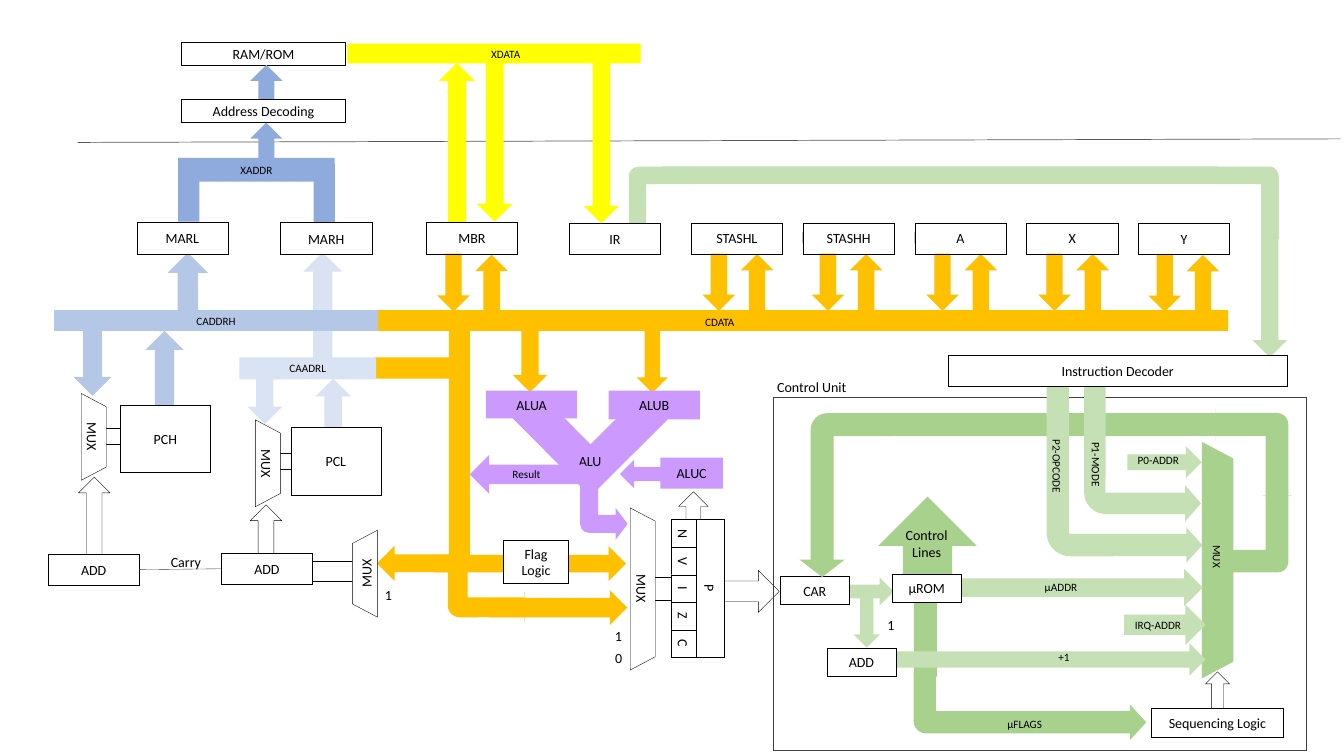
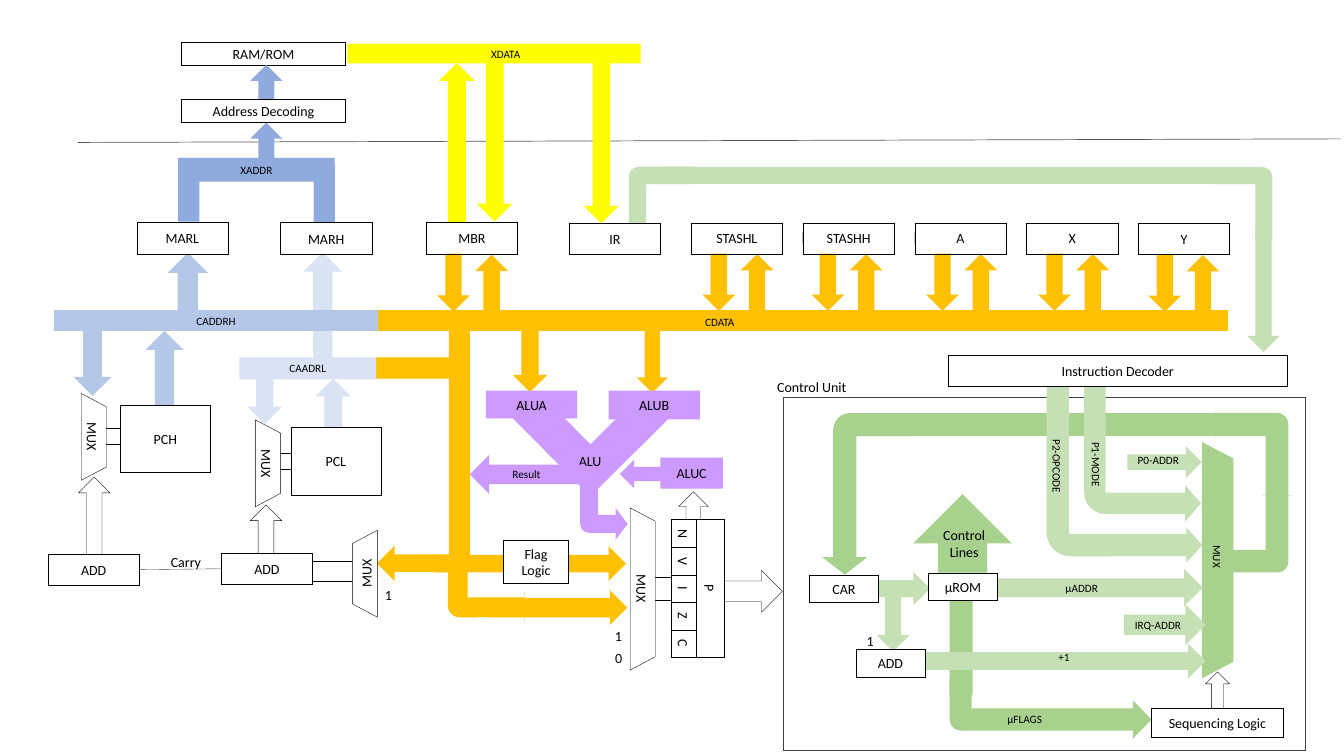
Before and after one commit to skagra/diy-cpu, a slide deck: slide 1 of docs/architecture/overview.pptx. Drawn at 1344x756 pixels with LibreOffice and Linux fonts; fonts in the diff are those of the drawing. Boxes give left, top, right and bottom in pixels: in the first picture for what was removed or moved away, otherwise in the second. Text is boxed around its words. In the diff, an @@ line names an element or a change of style, - is before the commit and + after.

```diff
--- a/docs/architecture/overview.pptx
+++ b/docs/architecture/overview.pptx
@@ bent arrow: place and size @@
-bent arrow at (1219,166,1279,239)
+bent arrow at (1209,167,1273,240)
@@ bent arrow at (1209,167,1273,240): proportions changed @@
@@ down arrow: place and size @@
-down arrow at (1253,232,1288,357)
+down arrow at (1247,227,1279,352)
@@ rectangle: place and size @@
-rectangle at (773,397,1306,750)
+rectangle at (784,397,1307,750)
@@ bent arrow: place and size @@
-bent arrow at (800,413,891,577)
+bent arrow at (822,413,912,575)
@@ down arrow: place and size @@
-down arrow at (878,497,977,598)
+down arrow at (913,494,1012,595)
@@ text "Control Lines": place and size @@
-text "Control Lines" at (906,530,948,557)
+text "Control Lines" at (943,530,985,557)
@@ rectangle "CAR": place and size @@
-rectangle "CAR" at (780,577,850,605)
+rectangle "CAR" at (810,575,879,603)
@@ down arrow: place and size @@
-down arrow at (804,577,894,605)
+down arrow at (840,572,930,605)
@@ down arrow: place and size @@
-down arrow at (854,591,881,648)
+down arrow at (877,595,909,652)
@@ rectangle "µROM": place and size @@
-rectangle "µROM" at (892,575,961,603)
+rectangle "µROM" at (929,573,997,601)
@@ rectangle: place and size @@
-rectangle at (914,590,937,677)
+rectangle at (950,587,973,696)
@@ text "µADDR": place and size @@
-text "µADDR" at (1045,583,1078,593)
+text "µADDR" at (1065,584,1098,594)
@@ rectangle "ADD": place and size @@
-rectangle "ADD" at (827,648,896,677)
+rectangle "ADD" at (856,649,926,678)
@@ text "1" rewrapped from (887,621,894,630) to (867,637,874,650) @@
@@ down arrow: place and size @@
-down arrow at (843,643,1206,676)
+down arrow at (866,643,1206,679)
@@ bent arrow at (950,677,1151,738): proportions changed @@
@@ bent arrow: place and size @@
-bent arrow at (913,673,1146,740)
+bent arrow at (950,677,1151,738)
@@ text "µFLAGS": place and size @@
-text "µFLAGS" at (1007,720,1042,730)
+text "µFLAGS" at (1007,715,1042,725)
```
Also in this commit, not shown: 1 other file.
